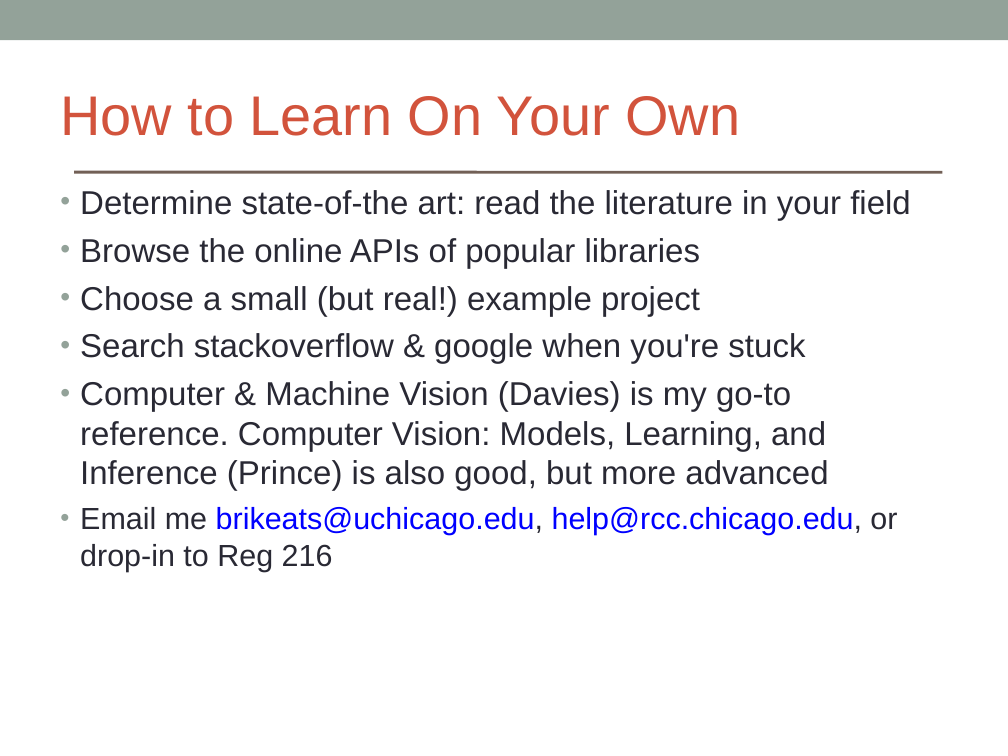
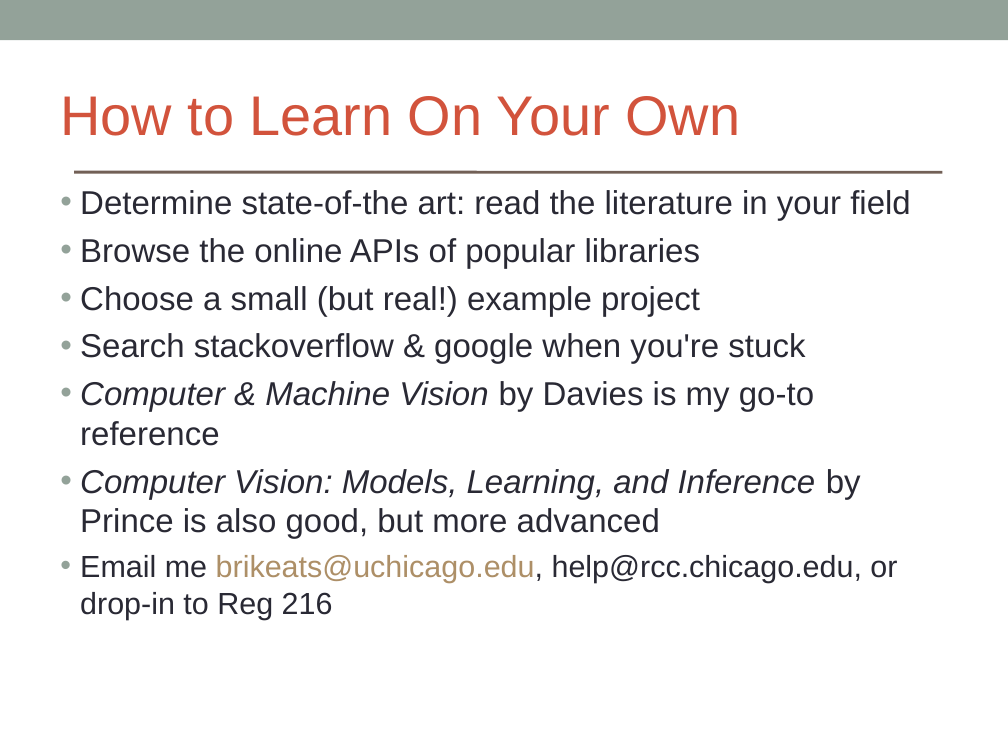
Before and after one commit to brikeats/Image-Analysis-in-Python, a slide deck: slide 17 of ImageAnalysisPython.ppt. Drawn at 1008x756 pixels with LibreOffice and Linux fonts; fonts in the diff are those of the drawing. Boxes give left, top, right and bottom in pixels: in the first picture for what was removed or moved away, otherwise in the second. Text is boxed around its words. In the diff, an @@ line names an element or a change of style, - is before the commit and + after.

```diff
--- a/ImageAnalysisPython.ppt
+++ b/ImageAnalysisPython.ppt
@@ text at bbox=[80, 190, 911, 620]: text colour #0000FF to #AD8F67 in "brikeats@uchicago.edu,"; text colour #0000FF to #292934 in "help@rcc.chicago.edu," @@
@@ text at bbox=[80, 381, 861, 539]: text changed; italic on @@
-• Computer & Machine Vision (Davies) is my go-to reference. Computer Vision: Models, Learning, and Inference (Prince) is also good, but more advanced
+• Computer & Machine Vision by Davies is my go-to reference
+• Computer Vision: Models, Learning, and Inference by Prince is also good, but more advanced
```
Also in this commit, not shown: 6 other slides changed, 2 other files.
